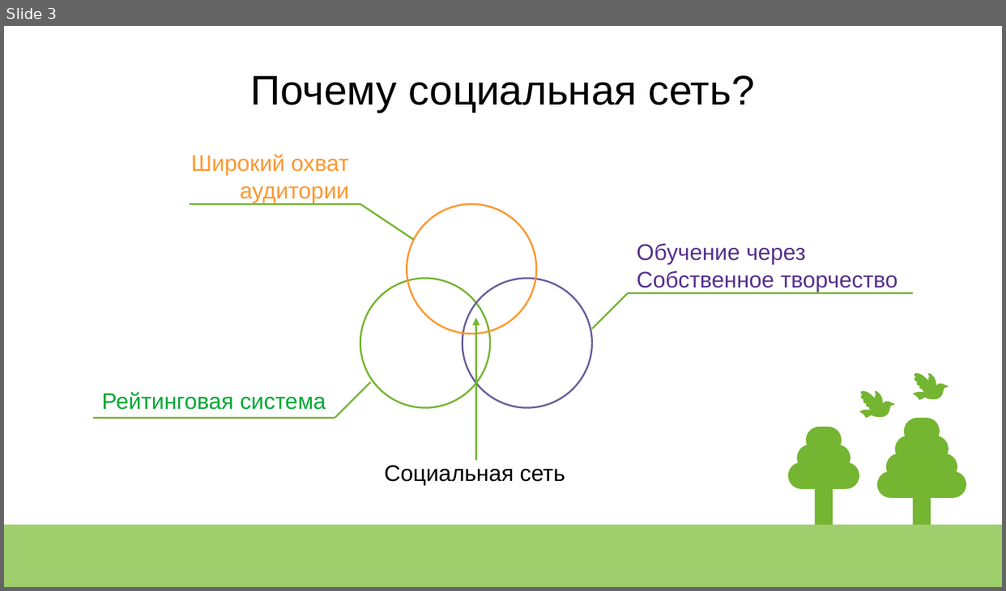
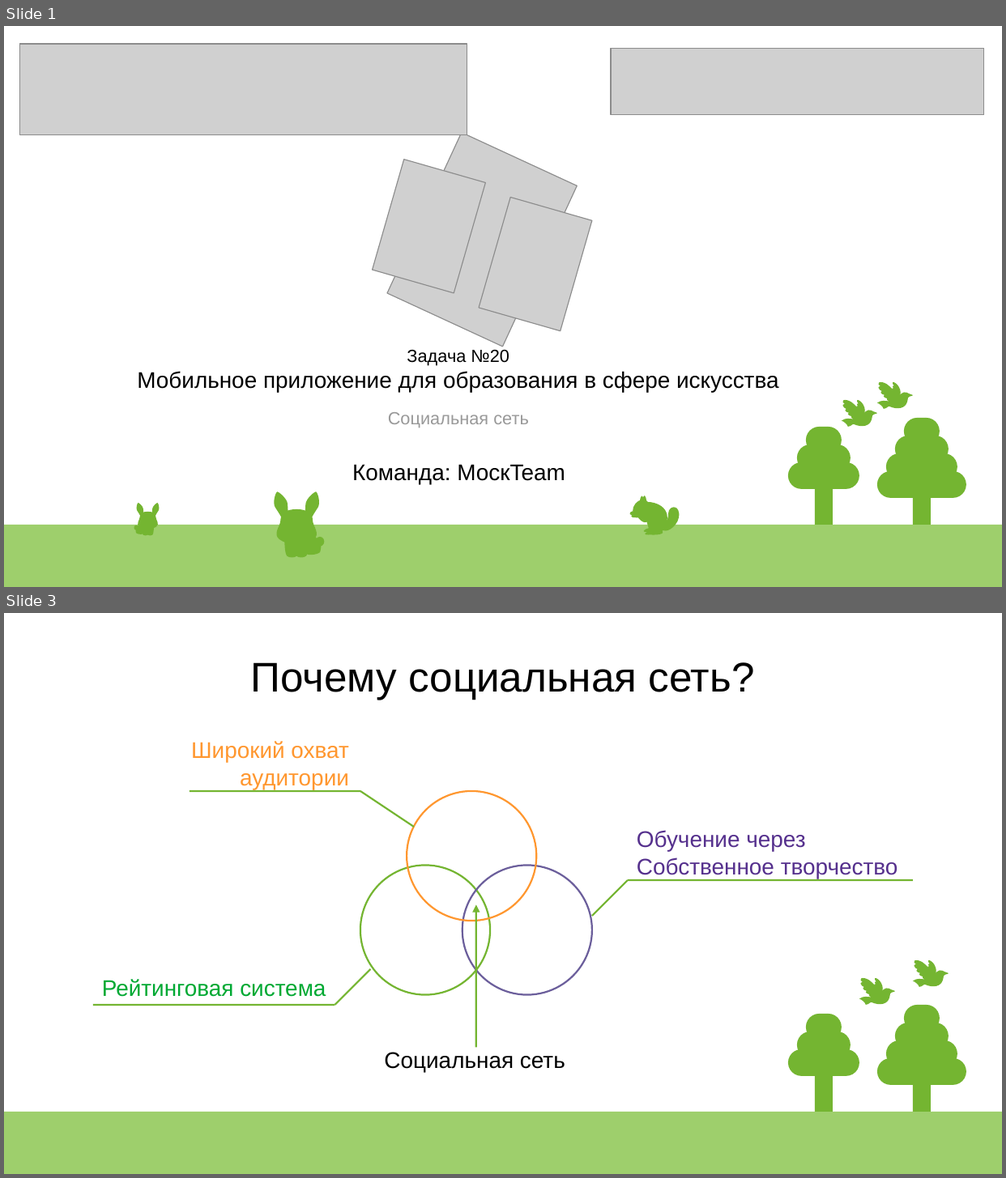
Before and after one commit to vovikilelik/hackaton-2023, a slide deck: info.odp. Shown one above the other, each under a label of ours: slide 3 before the commit, slides 1 and 3 after it; the slides between them are not shown. The pictures are 1006x591 and 1006x1178 pixels, drawn with LibreOffice and Linux fonts; fonts in the diff are those of the drawing; grey boxes stand for pictures. Boxes give left, top, right and bottom in pixels: in the first picture for what was removed or moved away, otherwise in the second. Text is boxed around its words. In the diff, an @@ line names an element or a change of style, - is before the commit and + after.

```diff
--- a/info.odp
+++ b/info.odp
@@ slide 1 added at <box>4,26,1002,587</box>, background #FFFFFF; not listed: 10 template elements that a slide beside it also shows @@
@@ picture added at <box>20,44,467,135</box> @@
@@ picture added at <box>611,48,984,115</box> @@
@@ picture added at <box>387,133,577,348</box> @@
@@ picture added at <box>372,160,485,293</box> @@
@@ picture added at <box>479,198,592,331</box> @@
@@ text added at <box>137,350,778,393</box>, 18 pt, text #000000 @@
+Задача №20
+Мобильное приложение для образования в сфере искусства
@@ title added at <box>388,412,529,428</box>, 14 pt, text #999999 @@
+Социальная сеть
@@ group added at <box>878,382,913,410</box>: 8 freeform shapes @@
@@ group added at <box>842,400,877,427</box>: 8 freeform shapes @@
@@ text added at <box>352,464,565,484</box>, 18 pt, text #000000 @@
+Команда: МоскTeam
@@ freeform shape added at <box>630,511,652,532</box>, fill #74B531 @@
@@ freeform shape added at <box>633,496,650,515</box>, fill #74B531 @@
@@ freeform shape added at <box>636,506,650,518</box>, fill #74B531 @@
@@ freeform shape added at <box>637,504,641,509</box>, fill #74B531 @@
@@ freeform shape added at <box>637,505,640,508</box>, fill #74B531 @@
@@ freeform shape added at <box>638,504,664,535</box>, fill #74B531 @@
@@ freeform shape added at <box>640,496,644,501</box>, fill #74B531 @@
@@ freeform shape added at <box>642,499,646,506</box>, fill #74B531 @@
@@ freeform shape added at <box>648,502,667,531</box>, fill #74B531 @@
@@ freeform shape added at <box>649,503,667,531</box>, fill #74B531 @@
@@ freeform shape added at <box>663,508,678,531</box>, fill #74B531 @@
@@ freeform shape added at <box>663,508,677,531</box>, fill #74B531 @@
@@ freeform shape added at <box>664,509,680,531</box>, fill #74B531 @@
@@ group added at <box>134,503,159,535</box>: 23 freeform shapes @@
@@ group added at <box>274,493,325,558</box>: 23 freeform shapes @@
@@ freeform shape added at <box>632,514,650,523</box>, fill #74B531 @@
@@ freeform shape added at <box>649,515,658,533</box>, fill #74B531 @@
```
Also in this commit, not shown: 1 slide changed, 1 slide removed, 1 other file.
